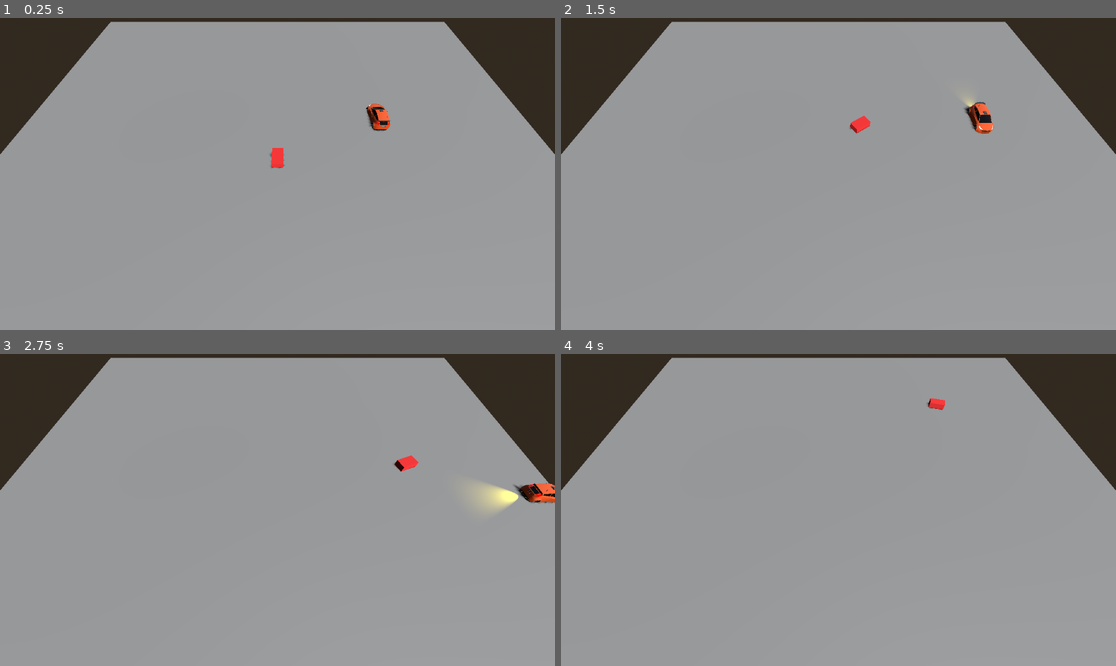
Above: before the commit, frames 1-4 (two rows, left to right).
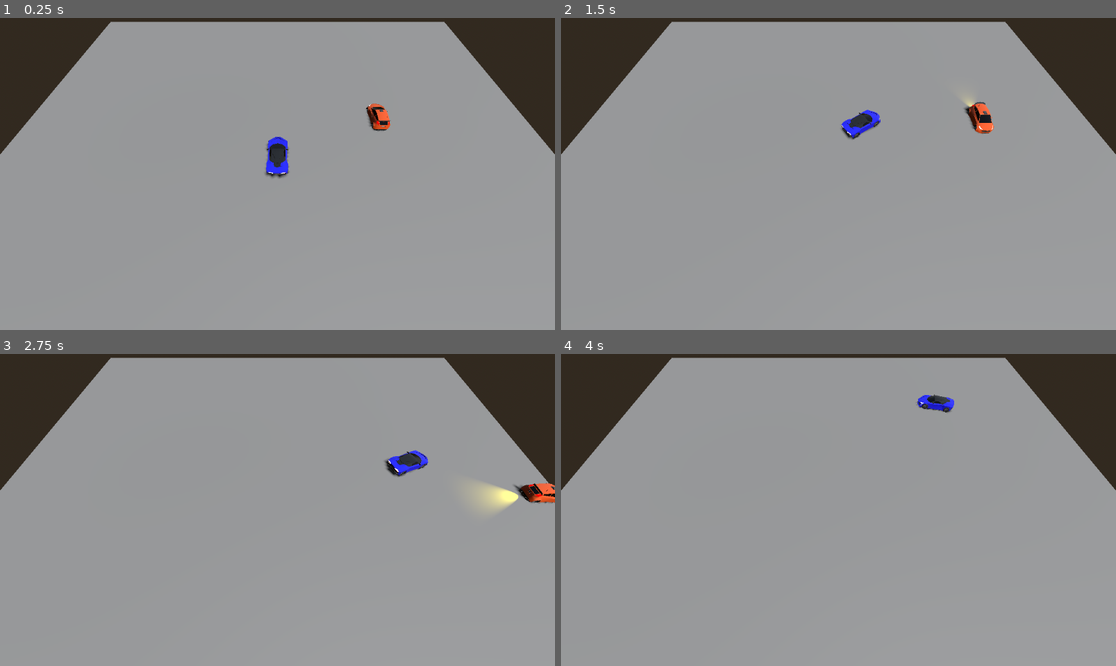
Above: after the commit, the same moments.

Repository: SamuelAlzateEducate/CustomVeloz
Game: Godot game, scene res://main.tscn
The game is run twice, just before and just after one commit, with the same random seed, the same clock (stepped at 60 frames per second) and the same inputs.
Inputs:
- Up to frame 1 (0.25 s): no input
- Up to frame 2 (1.5 s): hold D (move_right) 0.53-1.28 s; hold Shift (correr) 0.53-1.28 s; hold S (move_down) from 1.28 s (still down); tap T at 1.35 s
- Up to frame 3 (2.75 s): release S (move_down) at 2.03 s; hold D (move_right) from 2.03 s (still down); hold Shift (correr) from 2.03 s (still down)
- Up to frame 4 (4 s): release D (move_right) at 2.78 s; release Shift (correr) at 2.78 s; hold W (move_up) 2.78-3.53 s; tap T at 2.85 s; hold A (move_left) from 3.53 s (still down); hold Shift (correr) from 3.53 s (still down)

The runs differ from the first frame. In frame 1, 0.5% of the frame differs, in the area x 47-53%, y 38-52%; in frame 2, 0.4%; in frame 3, 0.4%; in frame 4, 0.3%.

Commit message:
agregar contrincantes fenyr e italia a la pista

Diff:
--- a/rival.tscn
+++ b/rival.tscn
@@ -1,25 +1,19 @@
 [gd_scene format=3 uid="uid://b18r8kneeliyy"]
 
 [ext_resource type="Script" path="res://rival.gd" id="1_rival"]
+[ext_resource type="PackedScene" uid="uid://cdrwwyj7iqcti" path="res://Modelos_Carros/Carro_Contrincante1/fenyr.glb" id="2_fenyr"]
 
-[sub_resource type="CapsuleShape3D" id="CapsulaRival"]
-radius = 0.35
-height = 1.75
-
-[sub_resource type="StandardMaterial3D" id="RivalMat"]
-albedo_color = Color(0.9, 0.2, 0.2, 1)
-
-[sub_resource type="BoxMesh" id="RivalMalla"]
-material = SubResource("RivalMat")
-size = Vector3(1.2, 0.7, 2.0)
+[sub_resource type="BoxShape3D" id="CarroRivalForma"]
+size = Vector3(1.85, 1.4, 3.9)
 
 [node name="Rival" type="CharacterBody3D"]
+floor_constant_speed = true
+floor_snap_length = 0.4
 script = ExtResource("1_rival")
 
 [node name="CollisionShape3D" type="CollisionShape3D" parent="."]
-transform = Transform3D(1, 0, 0, 0, 1, 0, 0, 0, 1, 0, 0.875, 0)
-shape = SubResource("CapsulaRival")
+transform = Transform3D(1, 0, 0, 0, 1, 0, 0, 0, 1, 0, 0.75, -0.12)
+shape = SubResource("CarroRivalForma")
 
-[node name="Modelo" type="MeshInstance3D" parent="."]
-transform = Transform3D(1, 0, 0, 0, 1, 0, 0, 0, 1, 0, 0.35, 0)
-mesh = SubResource("RivalMalla")
+[node name="Modelo" parent="." instance=ExtResource("2_fenyr")]
+transform = Transform3D(-1, 0, 0, 0, 1, 0, 0, 0, -1, 0, 0, 0)
--- /dev/null
+++ b/rival2.tscn
@@ -0,0 +1,19 @@
+[gd_scene format=3 uid="uid://dt7x8g3rival2"]
+
+[ext_resource type="Script" path="res://rival.gd" id="1_rival"]
+[ext_resource type="PackedScene" uid="uid://d21ywigumncue" path="res://Modelos_Carros/Carro_Contrincante2/italia.glb" id="2_italia"]
+
+[sub_resource type="BoxShape3D" id="CarroRivalForma"]
+size = Vector3(1.85, 1.4, 3.9)
+
+[node name="Rival2" type="CharacterBody3D"]
+floor_constant_speed = true
+floor_snap_length = 0.4
+script = ExtResource("1_rival")
+
+[node name="CollisionShape3D" type="CollisionShape3D" parent="."]
+transform = Transform3D(1, 0, 0, 0, 1, 0, 0, 0, 1, 0, 0.75, -0.12)
+shape = SubResource("CarroRivalForma")
+
+[node name="Modelo" parent="." instance=ExtResource("2_italia")]
+transform = Transform3D(-1, 0, 0, 0, 1, 0, 0, 0, -1, 0, 0, 0)
--- a/zona_c.tscn
+++ b/zona_c.tscn
@@ -9,7 +9,8 @@
 [ext_resource type="Script" path="res://partida.gd" id="7_partida"]
 [ext_resource type="Script" path="res://meta.gd" id="8_meta"]
 [ext_resource type="PackedScene" uid="uid://b18r8kneeliyy" path="res://rival.tscn" id="10_rival_scene"]
-[ext_resource type="Script" path="res://respawn.gd" id="11_respawn"]
+[ext_resource type="PackedScene" uid="uid://dt7x8g3rival2" path="res://rival2.tscn" id="11_rival2_scene"]
+[ext_resource type="Script" path="res://respawn.gd" id="12_respawn"]
 
 ; =========================================================
 ; MATERIALES (Paleta oficial CustomVeloz)
@@ -649,8 +650,16 @@
 script = ExtResource("6_e2xqd")
 
 ; =========================================================
-; RIVAL (IA que corre por el circuito recto hacia la meta)
-; =========================================================
-[node name="Rival" parent="." instance=ExtResource("10_rival_scene")]
-transform = Transform3D(1, 0, 0, 0, 1, 0, 0, 0, 1, 2.5, 0, 11)
-ruta = Array[Vector3]([Vector3(0, 0, 0), Vector3(0, 0, -18), Vector3(0, 1.75, -37.5), Vector3(0, 3.5, -58), Vector3(-2, 3.5, -85), Vector3(2, 3.5, -105), Vector3(0, 1.75, -132.5), Vector3(0, 0, -155), Vector3(0, 0, -180)])
+; CONTRINCANTES (IA - Fenyr e Italia)
+; =========================================================
+[node name="Rival1_Fenyr" parent="." instance=ExtResource("10_rival_scene")]
+transform = Transform3D(1, 0, 0, 0, 1, 0, 0, 0, 1, 3, 0, 11)
+velocidad_maxima = 18.0
+aceleracion = 6.0
+ruta = Array[Vector3]([Vector3(2.5, 0, 0), Vector3(2.5, 0, -18), Vector3(2.5, 1.75, -37.5), Vector3(2.5, 3.5, -58), Vector3(1.5, 3.5, -85), Vector3(3.0, 3.5, -105), Vector3(2.5, 1.75, -132.5), Vector3(2.5, 0, -155), Vector3(2.5, 0, -180)])
+
+[node name="Rival2_Italia" parent="." instance=ExtResource("11_rival2_scene")]
+transform = Transform3D(1, 0, 0, 0, 1, 0, 0, 0, 1, -3, 0, 11)
+velocidad_maxima = 16.5
+aceleracion = 5.5
+ruta = Array[Vector3]([Vector3(-2.5, 0, 0), Vector3(-2.5, 0, -18), Vector3(-2.5, 1.75, -37.5), Vector3(-2.5, 3.5, -58), Vector3(-3.0, 3.5, -85), Vector3(-1.5, 3.5, -105), Vector3(-2.5, 1.75, -132.5), Vector3(-2.5, 0, -155), Vector3(-2.5, 0, -180)])
Not shown: 1 places in zona_c.tscn that only renumber resources
